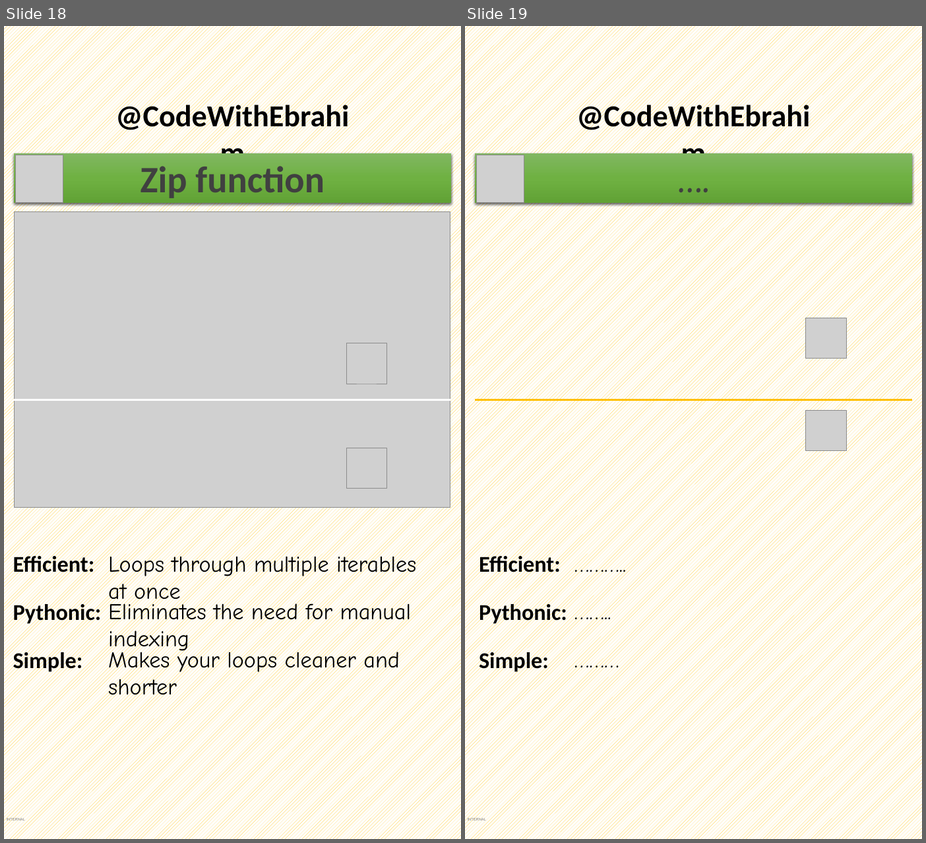
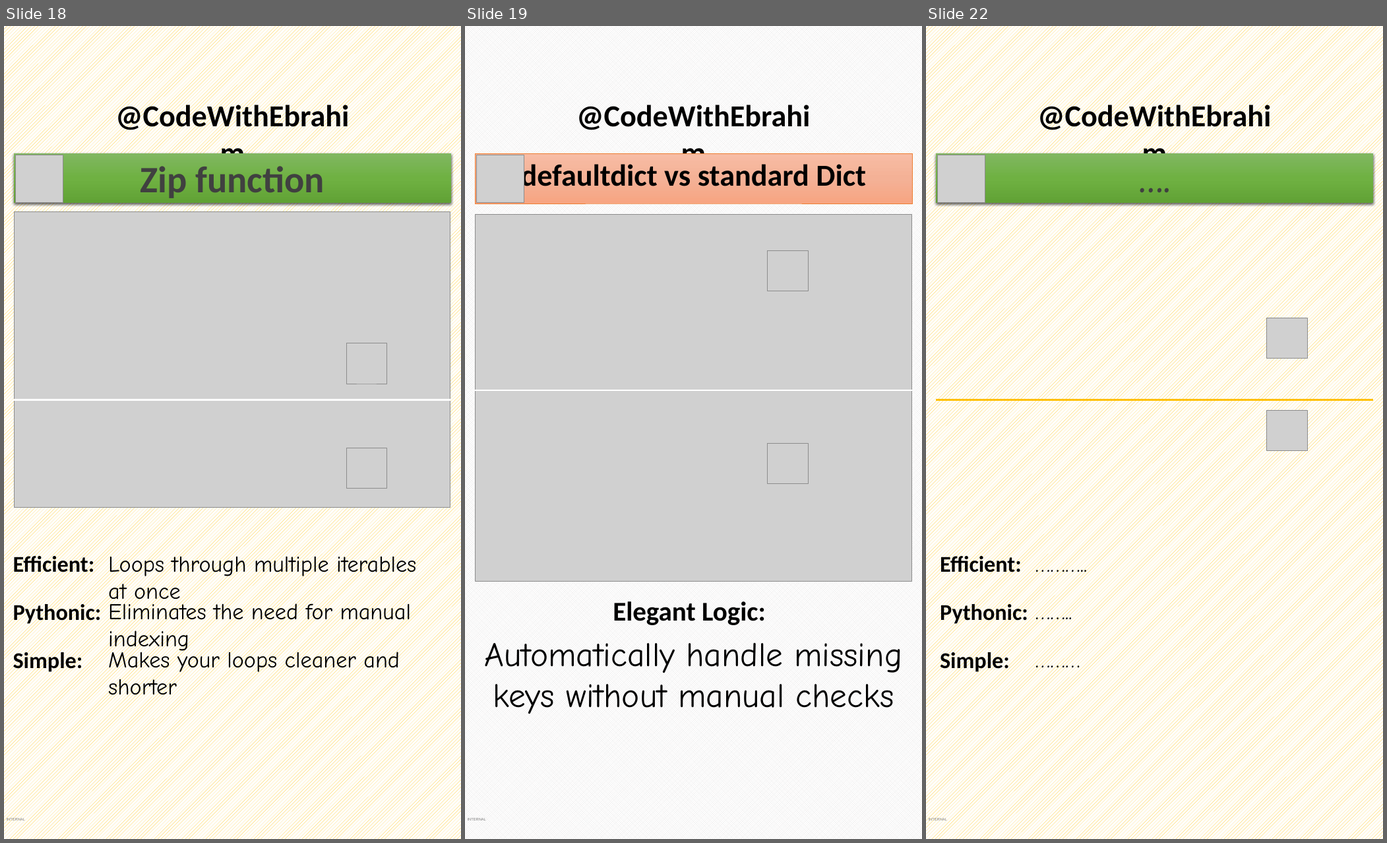
Before and after one commit to ebrahimsalehi1/python_codes, a slide deck: assets/get-ready.pptx. Shown side by side, each under a label of ours: slides 18 and 19 before the commit, slides 18, 19 and 22 after it; the slides between them are not shown. The pictures are 926x843 and 1387x843 pixels, drawn with LibreOffice and Linux fonts; fonts in the diff are those of the drawing; grey boxes stand for pictures; background and template pictures are left out. Boxes give left, top, right and bottom in pixels: in the first picture for what was removed or moved away, otherwise in the second. Text is boxed around its words. In the diff, an @@ line names an element or a change of style, - is before the commit and + after.

```diff
--- a/assets/get-ready.pptx
+++ b/assets/get-ready.pptx
@@ slide 19 added at box(465, 26, 922, 839), background pattern #E7E6E6 on #FFFFFF; not listed: 2 template elements that a slide beside it also shows @@
@@ rectangle added at box(475, 153, 912, 204), fill gradient #F7BDA5 to #F5B196 to #F8A582, outline #ED7D31 0.5 pt, 54 pt, text #000000, bold @@
+defaultdict vs standard Dict
@@ picture added at box(477, 155, 524, 202) @@
@@ picture added at box(475, 214, 912, 581) @@
@@ picture added at box(767, 250, 808, 291) @@
@@ line added from (475, 390) to (912, 390), #FFFFFF 3 pt @@
@@ picture added at box(767, 443, 808, 484) @@
@@ text added at box(613, 602, 766, 625), 48 pt, text #000000, bold @@
+Elegant Logic:
@@ text added at box(485, 643, 903, 714), 60 pt, text #000000 @@
+Automatically handle missing keys without manual checks
@@ what was slide 19 is now slide 22 @@
```
Also in this commit, not shown: 2 other slides added, 9 other files.
